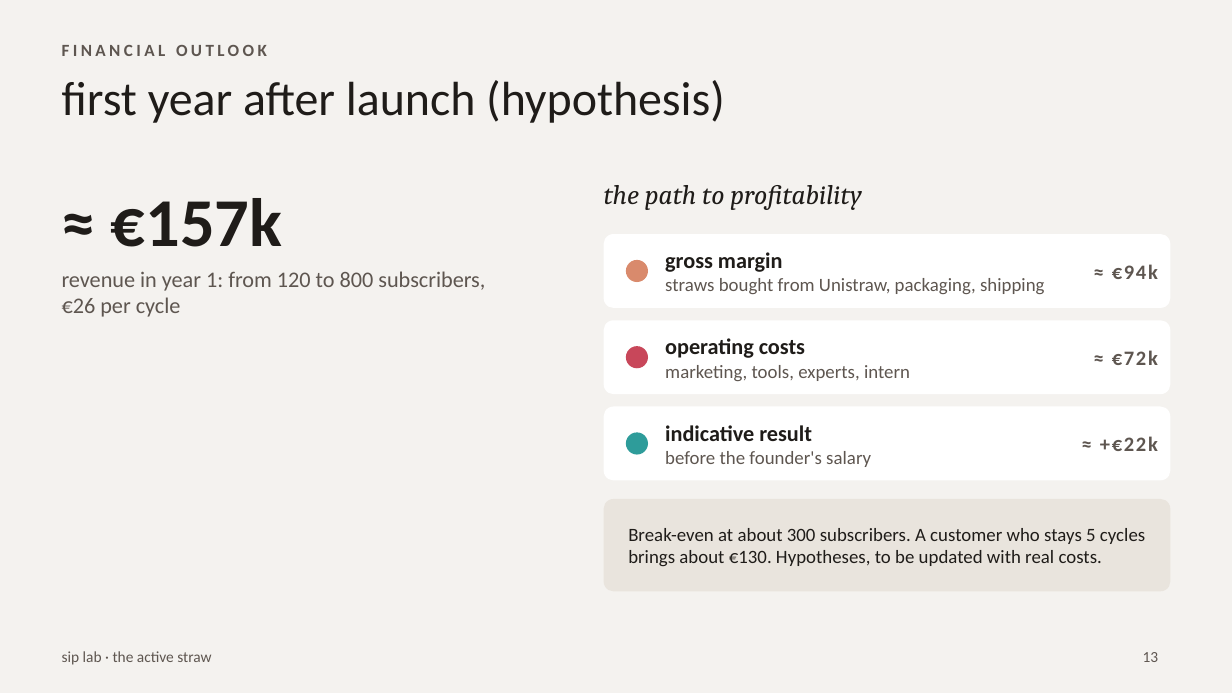
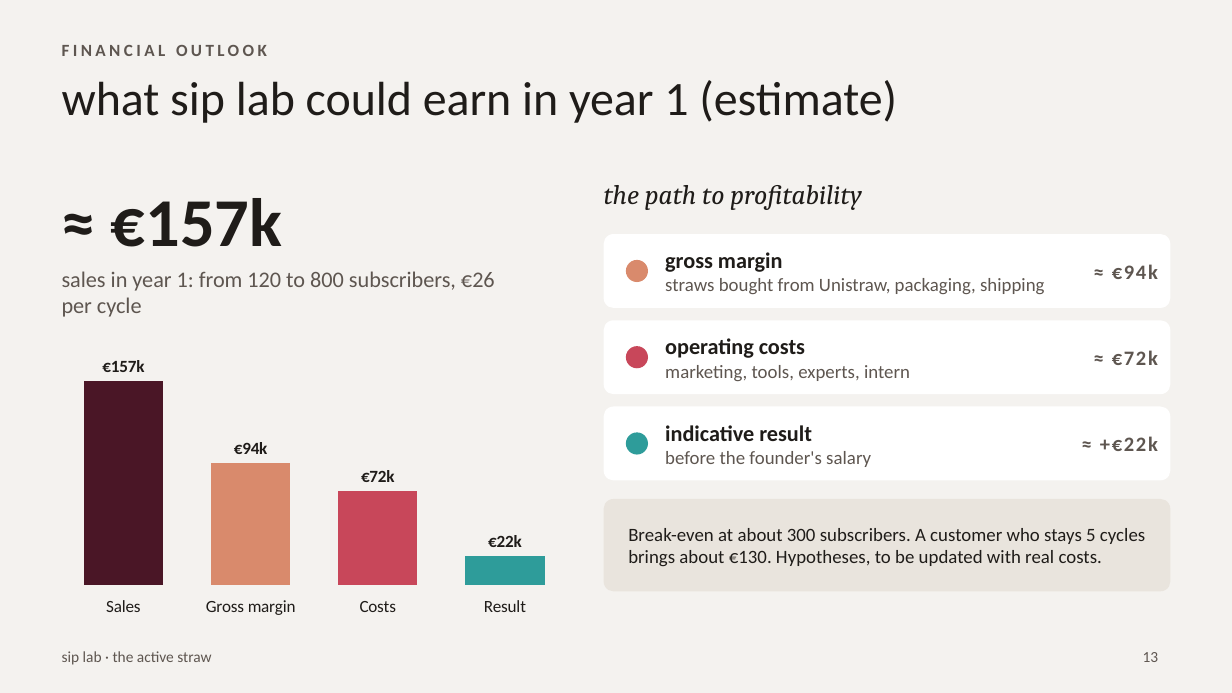
Before and after one commit to nisrine-max/mon-sitee, a slide deck: slide 13 of Dossier_sip_lab/10_Pitchs_et_presentations/Investor_Pitch_sip_lab.pptx. Drawn at 1232x693 pixels with LibreOffice and Linux fonts; fonts in the diff are those of the drawing. Boxes give left, top, right and bottom in pixels: in the first picture for what was removed or moved away, otherwise in the second. Text is boxed around its words. In the diff, an @@ line names an element or a change of style, - is before the commit and + after.

```diff
--- a/Dossier_sip_lab/10_Pitchs_et_presentations/Investor_Pitch_sip_lab.pptx
+++ b/Dossier_sip_lab/10_Pitchs_et_presentations/Investor_Pitch_sip_lab.pptx
@@ title at bbox=[62, 80, 897, 123]: text changed @@
-first year after launch (hypothesis)
+what sip lab could earn in year 1 (estimate)
@@ text at bbox=[62, 271, 495, 317]: text changed @@
-revenue in year 1: from 120 to 800 subscribers, €26 per cycle
+sales in year 1: from 120 to 800 subscribers, €26 per cycle
@@ column chart added at bbox=[49, 339, 579, 622] @@
+categories: Sales, Gross margin, Costs, Result
+Series 1: 157, 94, 72, 22
```
Also in this commit, not shown: 1 other slide changed, 1 other file.
